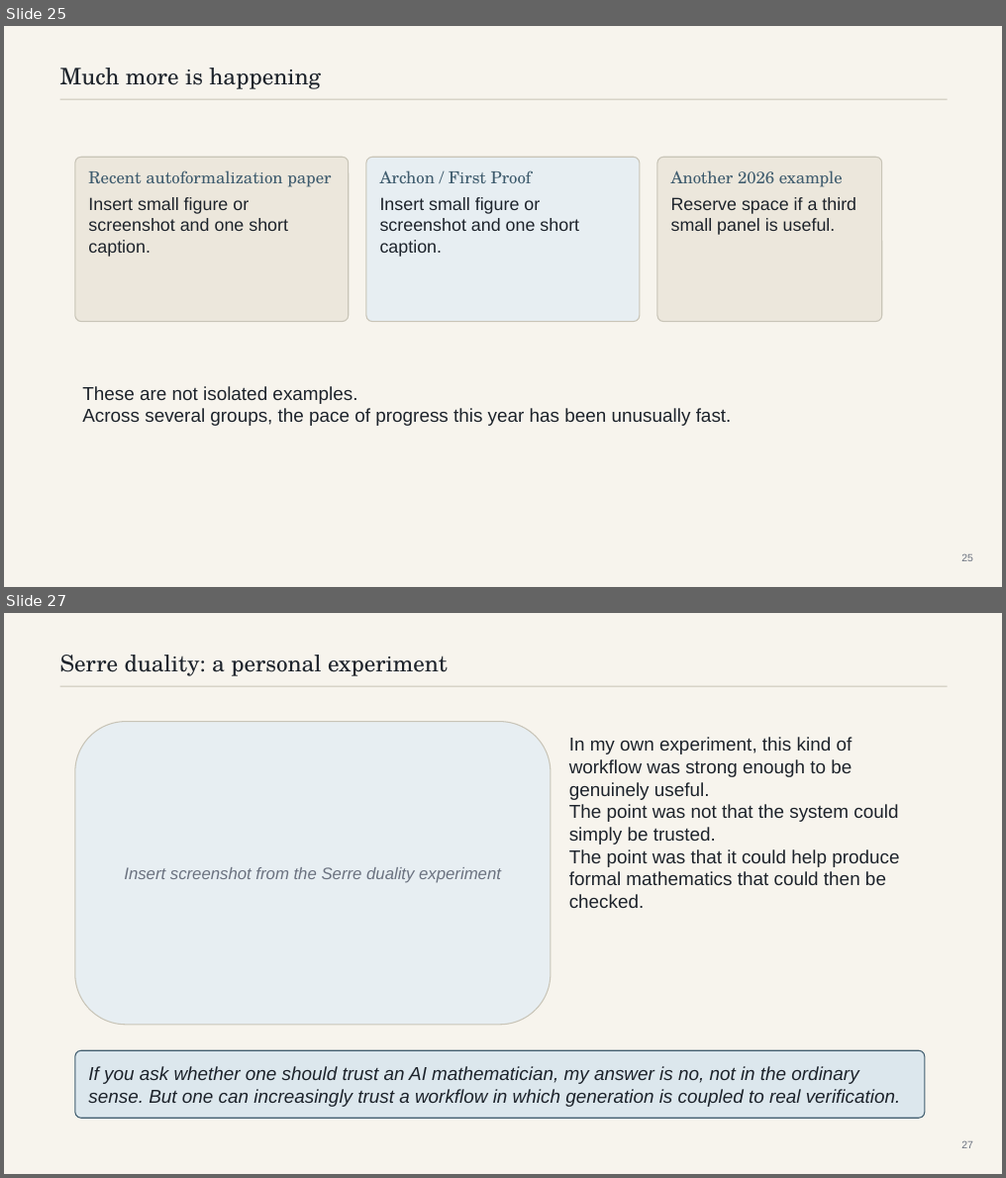
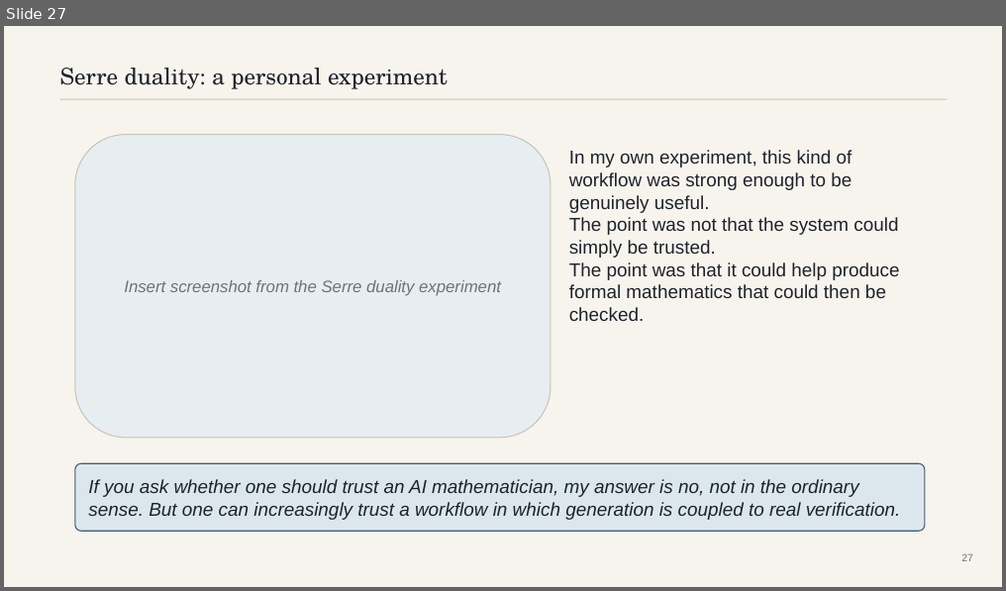
Before and after one commit to mattrobball/2026_03_09-colloquium, a slide deck: deck/should-you-trust-an-ai-mathematician.pptx. Shown one above the other, each under a label of ours: slides 25 and 27 before the commit, slide 27 after it; the slides between them are not shown. The pictures are 1006x1178 and 1006x591 pixels, drawn with LibreOffice and Linux fonts; fonts in the diff are those of the drawing. Boxes give left, top, right and bottom in pixels: in the first picture for what was removed or moved away, otherwise in the second. Text is boxed around its words. In the diff, an @@ line names an element or a change of style, - is before the commit and + after.

```diff
--- a/deck/should-you-trust-an-ai-mathematician.pptx
+++ b/deck/should-you-trust-an-ai-mathematician.pptx
@@ slide 25 removed at box(4, 26, 1002, 587), background #F7F4ED @@
@@ text removed at box(60, 68, 321, 89) @@
-Much more is happening
@@ line removed from (60, 99) to (947, 99) @@
@@ rounded rectangle removed at box(75, 157, 349, 322) @@
@@ text removed at box(88, 171, 331, 187) @@
-Recent autoformalization paper
@@ rounded rectangle removed at box(366, 157, 640, 322) @@
@@ text removed at box(380, 171, 532, 183) @@
-Archon / First Proof
@@ rounded rectangle removed at box(657, 157, 882, 322) @@
@@ text removed at box(671, 171, 843, 187) @@
-Another 2026 example
@@ text removed at box(88, 197, 288, 257) @@
-Insert small figure or screenshot and one short caption.
@@ text removed at box(380, 197, 579, 257) @@
-Insert small figure or screenshot and one short caption.
@@ text removed at box(671, 197, 856, 235) @@
-Reserve space if a third small panel is useful.
@@ text removed at box(82, 386, 732, 426) @@
-These are not isolated examples.
-Across several groups, the pace of progress this year has been unusually fast.
@@ text removed at box(961, 554, 973, 562) @@
-25
```
Also in this commit, not shown: 7 slides changed, 1 slide added, 6 other files.
